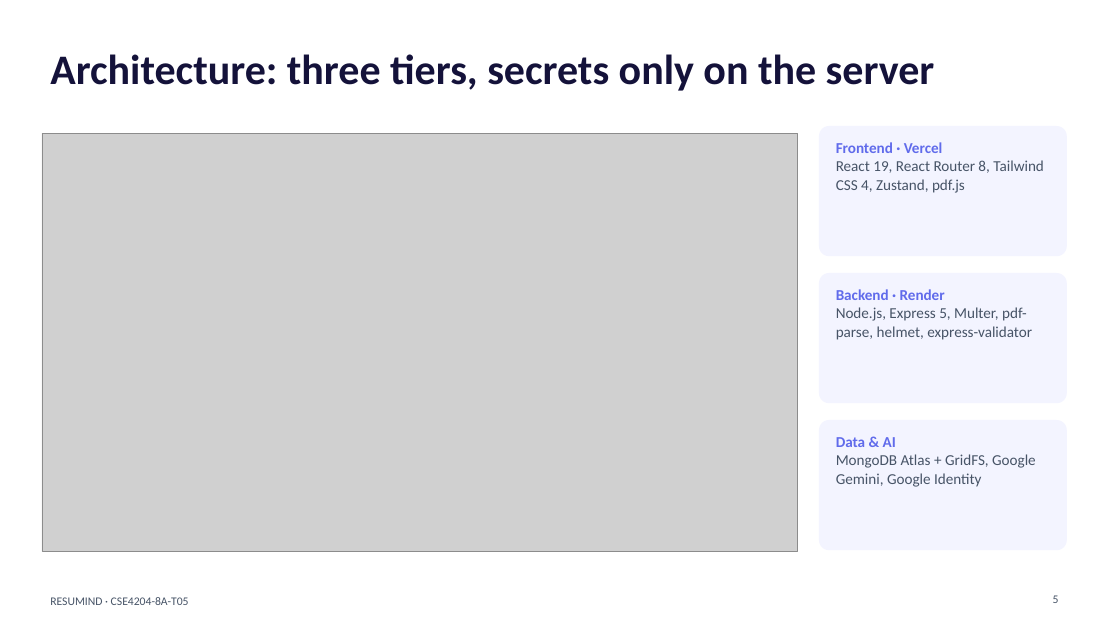
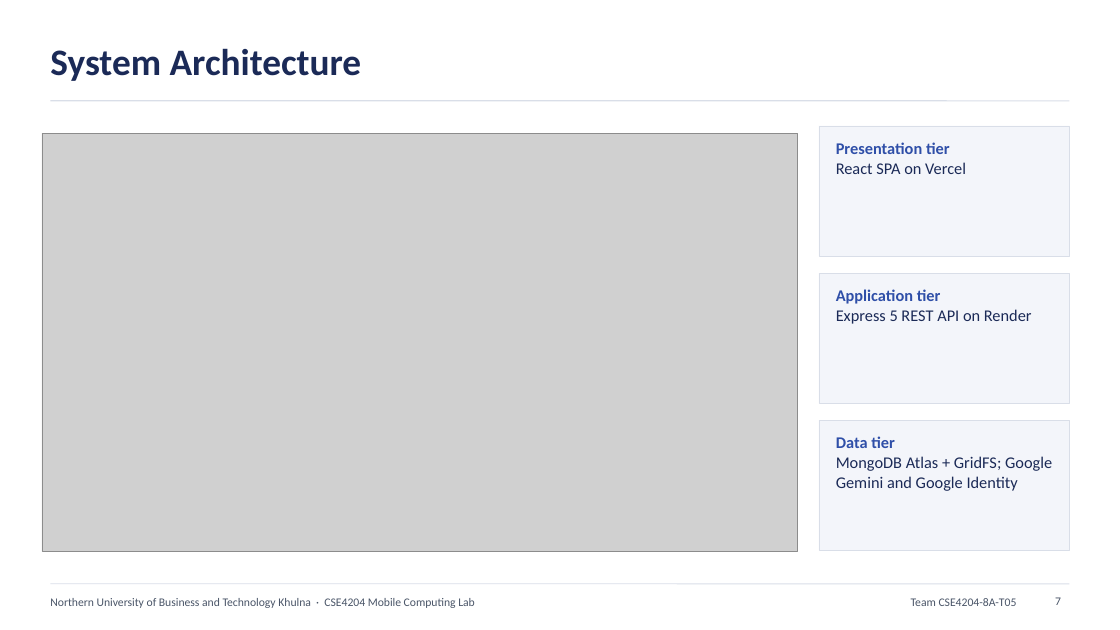
Before and after one commit to mahamud894/AI_Resume_Analyzer, a slide deck: slide 7 of documentation/Week 13 Assignment — Presentation/CSE4204-8A-T05 Presentation.pptx (slide 5 before the commit). Drawn at 1120x630 pixels with LibreOffice and Linux fonts; fonts in the diff are those of the drawing; grey boxes stand for pictures. Boxes give left, top, right and bottom in pixels: in the first picture for what was removed or moved away, otherwise in the second. Text is boxed around its words. In the diff, an @@ line names an element or a change of style, - is before the commit and + after.

Commit message:
docs: presentation in standard university style

```diff
--- a/documentation/Week 13 Assignment — Presentation/CSE4204-8A-T05 Presentation.pptx
+++ b/documentation/Week 13 Assignment — Presentation/CSE4204-8A-T05 Presentation.pptx
@@ title at (x1=50, y1=48, x2=362, y2=81): text changed; size 36 to 32 pt; text colour #14123A to #1B2A57 @@
-Architecture: three tiers, secrets only on the server
+System Architecture
@@ line added from (50, 101) to (1070, 101), #D9DEE8 1 pt @@
@@ text at (x1=836, y1=142, x2=966, y2=174): text changed; size 13 to 14 pt; text colour #475467 to #2F4FA8; bold on @@
-Frontend · Vercel
-React 19, React Router 8, Tailwind CSS 4, Zustand, pdf.js
+Presentation tier
+React SPA on Vercel
@@ text at (x1=836, y1=289, x2=1032, y2=324): text changed; size 13 to 14 pt; text colour #475467 to #1B2A57 @@
-Backend · Render
-Node.js, Express 5, Multer, pdf-parse, helmet, express-validator
+Application tier
+Express 5 REST API on Render
@@ rounded rectangle to rectangle; fill #F3F4FF to #F3F5FA; outline none to #D9DEE8 0.75 pt in 3 elements at (x1=819, y1=126, x2=1070, y2=256), (x1=819, y1=273, x2=1070, y2=403), (x1=819, y1=420, x2=1070, y2=550) @@
@@ text at (x1=836, y1=436, x2=1052, y2=491): text changed; size 13 to 14 pt; text colour #475467 to #1B2A57 @@
-Data & AI
-MongoDB Atlas + GridFS, Google Gemini, Google Identity
+Data tier
+MongoDB Atlas + GridFS; Google Gemini and Google Identity
@@ line added from (50, 584) to (1070, 584), #D9DEE8 0.75 pt @@
@@ text added at (x1=50, y1=598, x2=475, y2=608), 10 pt, text #4A5568 @@
+Northern University of Business and Technology Khulna · CSE4204 Mobile Computing Lab
@@ text at (x1=911, y1=598, x2=1017, y2=606): text changed; text colour #475467 to #4A5568 @@
-RESUMIND · CSE4204-8A-T05
+Team CSE4204-8A-T05
@@ page number at (x1=1055, y1=597, x2=1061, y2=605): text changed; text colour #475467 to #4A5568 @@
-5
+7
```
Also in this commit, not shown: 13 other slides changed, 6 slides added, 2 slides removed, 1 other file.
